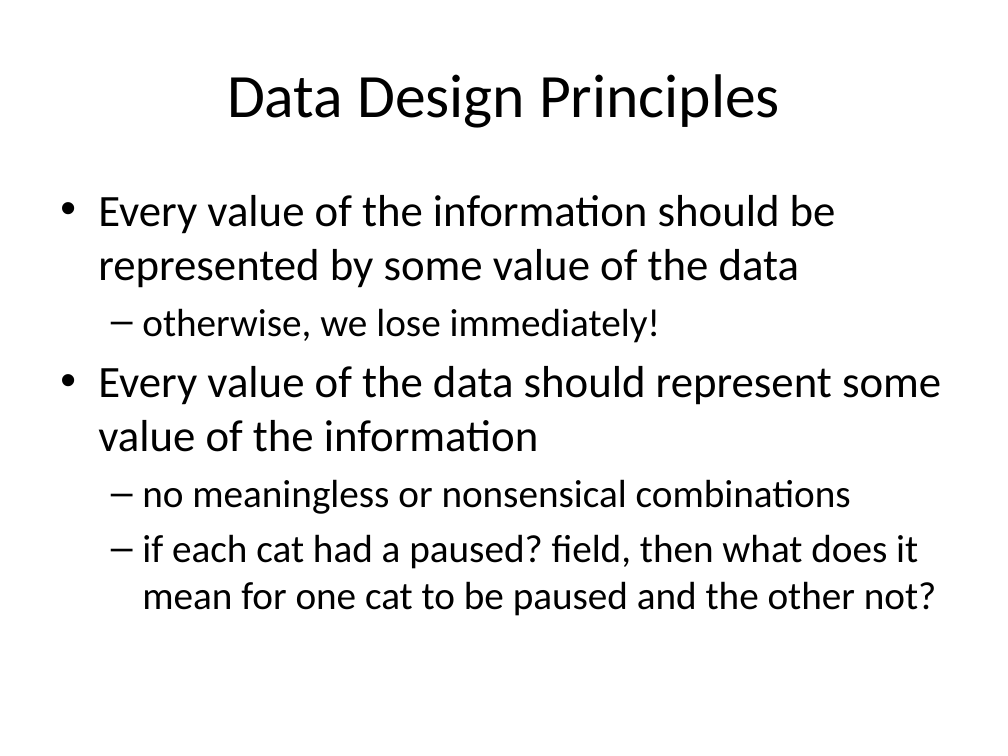
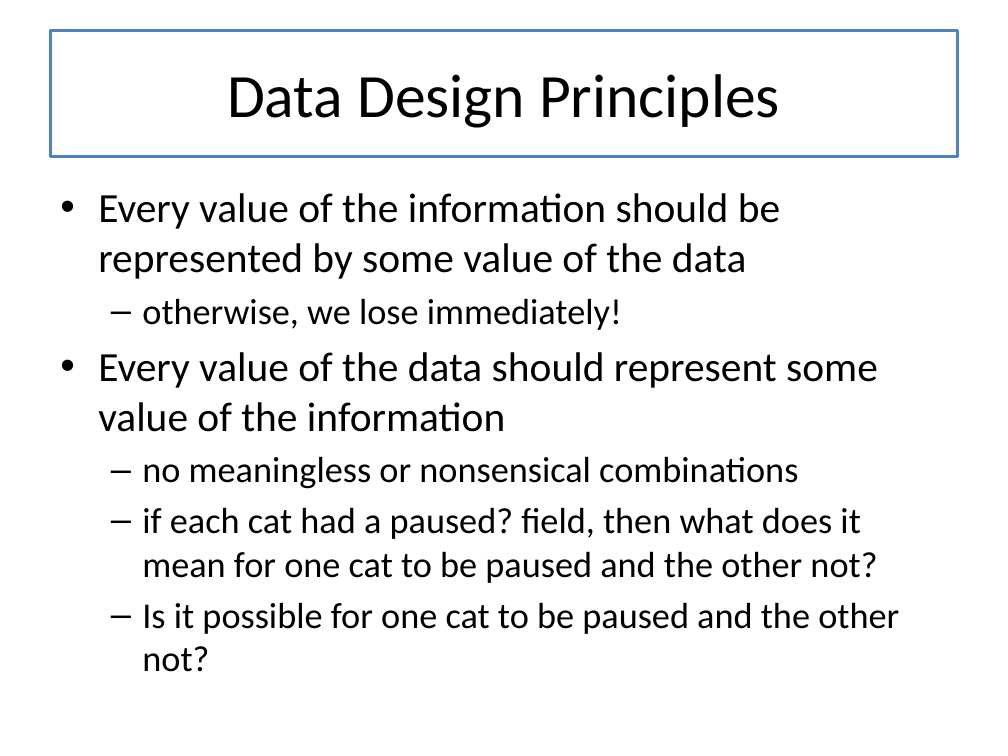
Before and after one commit to mwand/cs5010f16, a slide deck: slide 9 of Slides/Lesson 3.4 Two Draggable Cats.pptx. Drawn at 1008x756 pixels with LibreOffice and Linux fonts; fonts in the diff are those of the drawing. Boxes give left, top, right and bottom in pixels: in the first picture for what was removed or moved away, otherwise in the second. Text is boxed around its words. In the diff, an @@ line names an element or a change of style, - is before the commit and + after.

```diff
--- a/Slides/Lesson 3.4 Two Draggable Cats.pptx
+++ b/Slides/Lesson 3.4 Two Draggable Cats.pptx
@@ title "Data Design Principles": place and size @@
-title "Data Design Principles" at box(227, 74, 780, 128)
+title "Data Design Principles" at box(50, 30, 958, 156)
@@ title "Data Design Principles" at box(50, 30, 958, 156): fill none to #FFFFFF; outline none to #4F81BD 2.25 pt @@
@@ text at box(98, 193, 878, 583): size 32 to 29.6 pt in "Every value of the information should be ...", "Every value of the data should represent ..."; size 28 to 25.9 pt in "otherwise, we lose immediately!", "no meaningless or nonsensical combinations", "if each cat had a paused? field, ..." @@
@@ text at box(142, 602, 899, 672): paragraph added @@
+  – Is it possible for one cat to be paused and the other not?
```
Also in this commit, not shown: 17 other slides changed, 11 other files.
